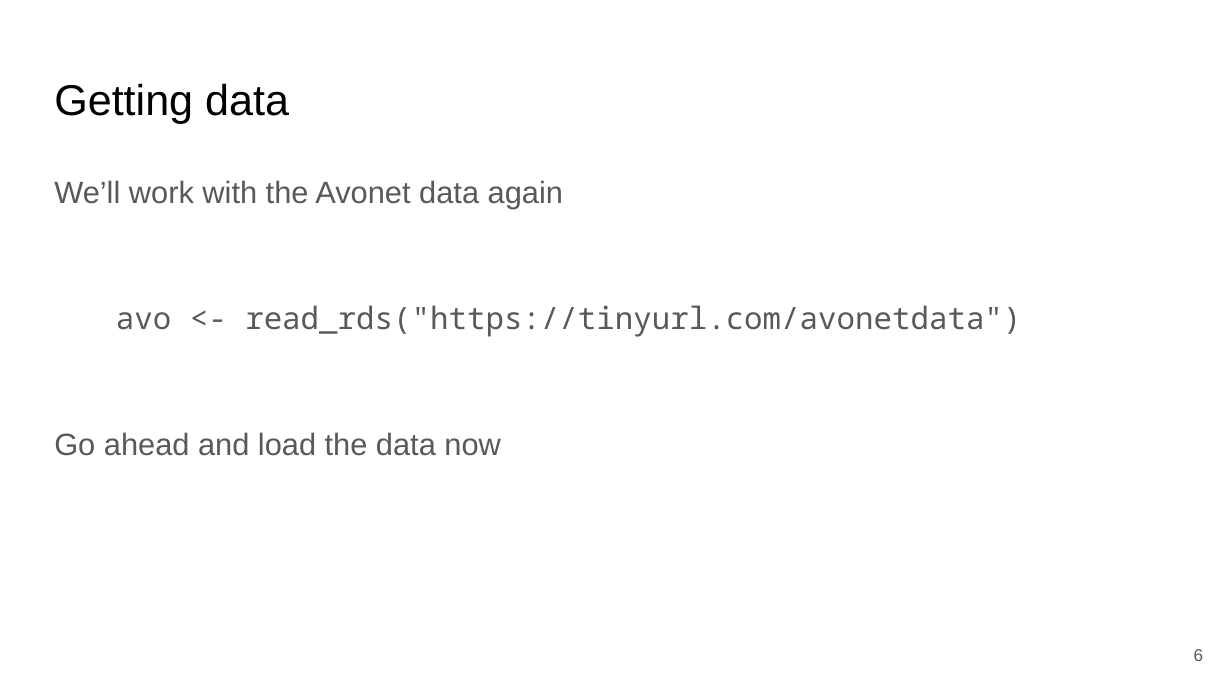
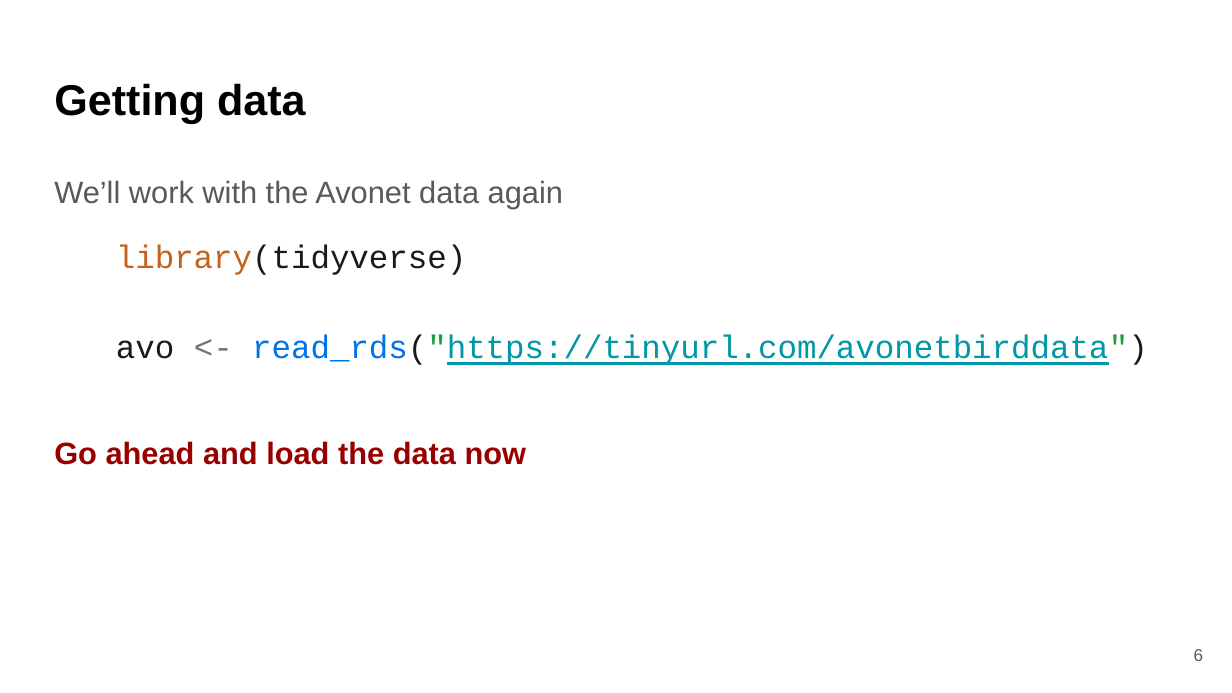
Before and after one commit to bmaitner/biometry_course, a slide deck: slide 6 of lectures/Lecture_07_tidyverse.pptx. Drawn at 1232x693 pixels with LibreOffice and Linux fonts; fonts in the diff are those of the drawing. Boxes give left, top, right and bottom in pixels: in the first picture for what was removed or moved away, otherwise in the second. Text is boxed around its words. In the diff, an @@ line names an element or a change of style, - is before the commit and + after.

```diff
--- a/lectures/Lecture_07_tidyverse.pptx
+++ b/lectures/Lecture_07_tidyverse.pptx
@@ title "Getting data" at [54,83,306,123]: bold on @@
@@ text at [116,245,1148,365]: text changed; size 18 to 19 pt; font Noto Sans Mono to Courier New; text colour #595959 to #0097A7 @@
-avo <- read_rds("https://tinyurl.com/avonetdata")
+library(tidyverse)
+avo <- read_rds("https://tinyurl.com/avonetbirddata")
@@ text at [54,441,526,465]: text colour #595959 to #980000, bold on in "Go ahead and load the data now" @@
```
Also in this commit, not shown: 27 other slides changed, 6 slides added, 1 slide removed, 1 other file.
